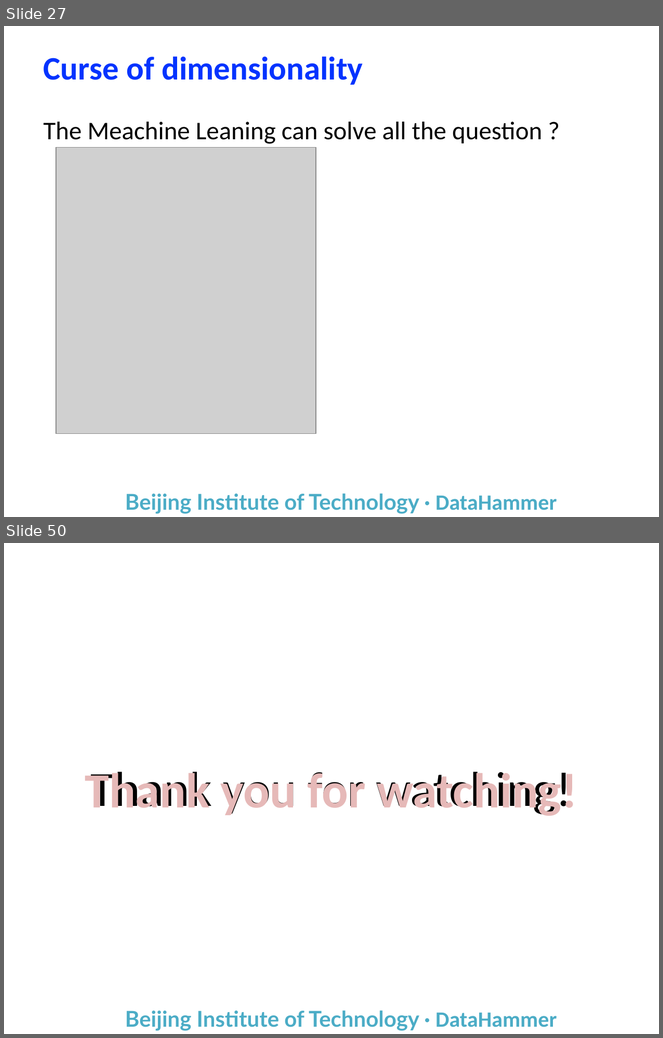
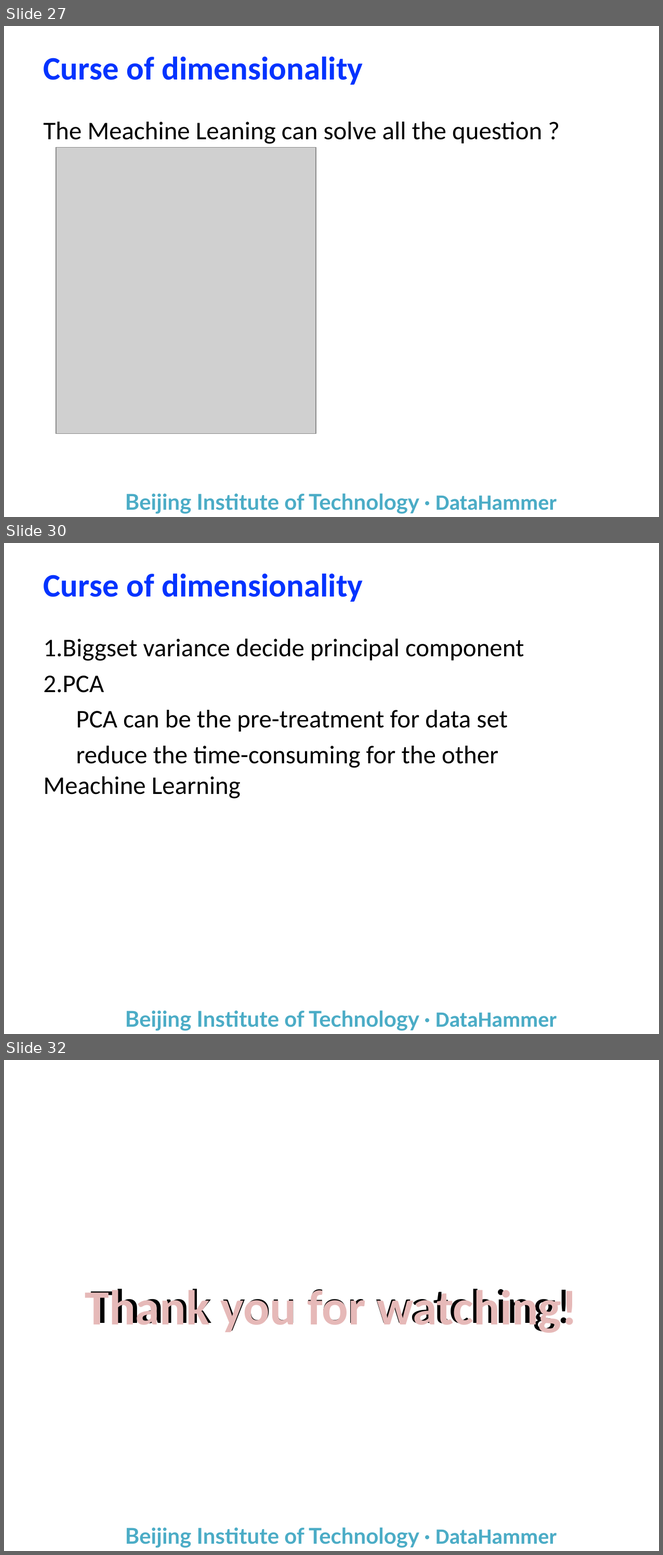
Before and after one commit to yuanba/Study, a slide deck: Report/机器学习自学基础/Machine Learning.pptx. Shown one above the other, each under a label of ours: slides 27 and 50 before the commit, slides 27, 30 and 32 after it; the slides between them are not shown. The pictures are 663x1038 and 663x1555 pixels, drawn with LibreOffice and Linux fonts; fonts in the diff are those of the drawing; grey boxes stand for pictures; background and template pictures are left out. Boxes give left, top, right and bottom in pixels: in the first picture for what was removed or moved away, otherwise in the second. Text is boxed around its words. In the diff, an @@ line names an element or a change of style, - is before the commit and + after.

```diff
--- a/Report/机器学习自学基础/Machine Learning.pptx
+++ b/Report/机器学习自学基础/Machine Learning.pptx
@@ slide 30 added at bbox=[4, 543, 659, 1034], background #FFFFFF; not listed: 1 template element that a slide beside it also shows @@
@@ title added at bbox=[44, 573, 363, 602], 36 pt, text #0433FF, bold @@
+Curse of dimensionality
@@ text added at bbox=[44, 639, 524, 799], 28 pt, text #000000 @@
+1.Biggset variance decide principal component
+2.PCA
+PCA can be the pre-treatment for data set
+reduce the time-consuming for the other Meachine Learning
@@ what was slide 50 is now slide 32 @@
```
Also in this commit, not shown: 1 slide changed, 2 other slides added, 21 slides removed, 1 other file.
